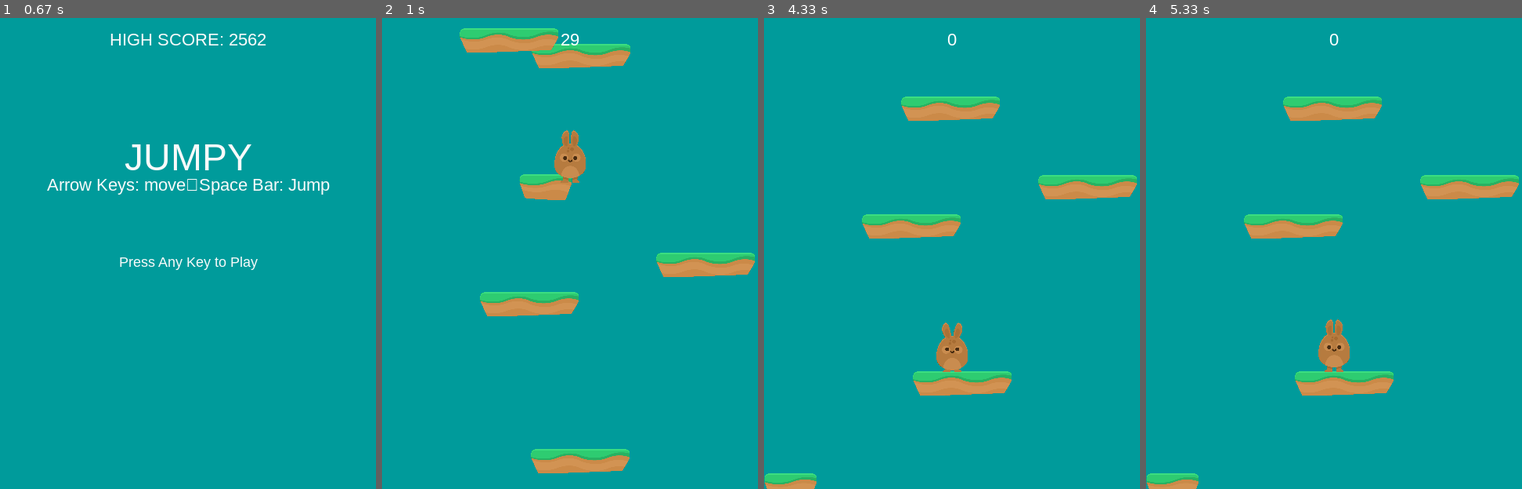
Above: before the commit, frames 1-4 (left to right).
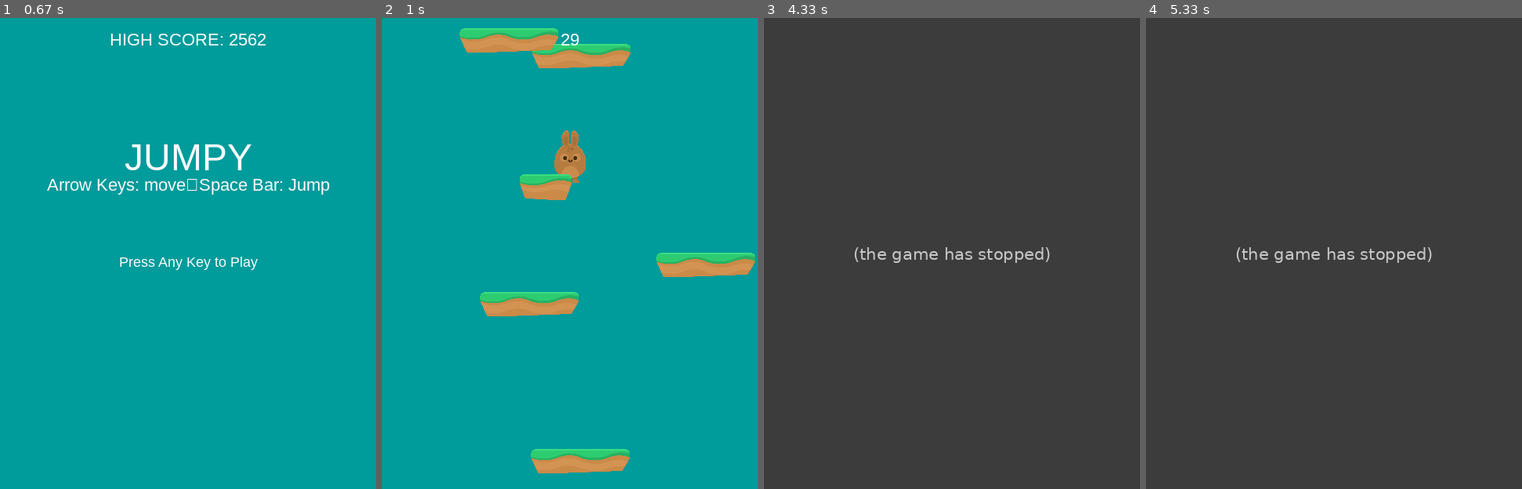
Above: after the commit, the same moments.

Repository: sc0tr/pygame_projects
Game: pygame game, started from KCC_JumpyBunny/main.py
Same seed, same stepped clock (60 frames per second), same inputs: the game is played once before the commit and once after it.
Inputs:
- Up to frame 1 (0.67 s): hold Right from 0.33 s (still down)
- Up to frame 2 (1 s): release Right at 0.8 s; tap Space at 0.83 s
- Up to frame 3 (4.33 s): hold Right 1.33-1.8 s; tap Space at 1.4, 1.7, 1.9, 2.2, 2.47, 2.8, 3.1, 3.23, 3.53 s; hold Left 1.83-2.37 s; hold Down 2.4-2.7 s; hold Left 2.73-3.13 s; hold Right 3.17-3.8 s
- Up to frame 4 (5.33 s): no input

Frame 1 is identical in both runs. In frame 2, less than 0.1% of the frame differs, in the area x 47-51%, y 33-35%; in frame 3, 100%, in the area x 0-100%, y 0-100%; in frame 4, 100%.
Error after the commit: NameError: name 'Mob' is not defined (main.py line 172); the game stopped at 4.05 s (later frames are placeholders)

Commit message:
update main with enemies & collisions

Diff:
--- a/KCC_JumpyBunny/main.py
+++ b/KCC_JumpyBunny/main.py
@@ -1,5 +1,7 @@
 # Jumpy Platformer
 #
+
+
 
 # File I/O  saving a high score
 
@@ -53,31 +55,19 @@
     def new(self):
         # start game play
         """
-        In this video he discusses an easier way to handle the groups
-        instead of adding the sprites to the group as a separate command
-        each time a sprite is spawned, we can add the sprite when it is
-        initiated
-        so -- in the Pow class states -- he makes a list called groups
-        and assigns it the values of all_sprites and powerups:
-            self.groups = game.all_sprites, game.powerups
-
-        Then you can delete the lines that assign variables to the GROUPS
-        bc they get assigned TO THE GROUPS in the class
-        I commented out the lines below so you can see
+        create the mobs group, and set a mob timer to 0
         """
         self.score = 0
-        self.all_sprites = pg.sprite.Group()
+        self.all_sprites = pg.sprite.LayeredUpdates()
         self.platforms = pg.sprite.Group()
         self.powerups = pg.sprite.Group()
         self.player = Player(self)
+        self.mobs = pg.sprite.Group()
         # self.all_sprites.add(self.player)
         for plat in PLATFORM_LIST:
             Platform(self, *plat)  # exploding the list
-            # and you erase the p = in: p = Platform(self, *plat)
-
-            # self.all_sprites.add(p)
-            # self.platforms.add(p)
-            pg.mixer.music.load(path.join(self.snd_dir,'happytune.ogg'))
+        self.mob_timer = 0
+        pg.mixer.music.load(path.join(self.snd_dir,'happytune.ogg'))
         self.run()
 
 
@@ -152,6 +142,40 @@
         # screen and sprite animation updates
         self.all_sprites.update()
 
+        """
+        Here we spawn mobs according to the mob timer
+        by defining 'now' and assigning it to get_ticks()
+        that way if the timer passes 5000 a new mob will spawn
+        but in order to randomize the interval use random.choice in 500ms
+
+        then in the 'if player reaches top 1/4 of screen' section
+        we added a loop to collect all mobs and set their y + the
+        max of either the absolute value of the player velocity or 2
+
+        finally we updated the draw order in the draw function using
+        a new type of group called layeredupdates in the new function
+        LayeredUpdates() allows you to assign an order value to each
+        of your sprites
+
+        Created constant vars in the settings.py for layer order
+        putting the player and mobs on the same layer (2) and the
+        plats and the pows on the same layer (1)
+
+        next you don't need the screen.blit for player image any more
+        due to the LayeredUpdates() in the draw function
+        instead the all_sprites group will handle all the layers
+        """
+        # Spawn a mob?
+        now = pg.time.get_ticks()
+        if now - self.mob_timer > 5000 + random.choice([-1000, -500, 0, 500, 1000]):
+            self.mob_timer = now
+            Mob(self)
+
+        #hit mobs?
+        mob_hits = pg.sprite.spritecollide(self.player, self.mobs, False, pg.sprite.collide_mask)
+        if mob_hits:
+            self.playing = False
+
         # check if player hits platform (only if falling)
         if self.player.vel.y > 0:
             hits = pg.sprite.spritecollide(self.player, self.platforms, False)
@@ -171,6 +195,8 @@
         if self.player.rect.top <= HEIGHT / 4:
             # screen "follows player" (velocity slows down)
             self.player.pos.y += max(abs(self.player.vel.y), 2)  # absoluteVal
+            for mob in self.mobs:
+                mob.rect.y += max(abs(self.player.vel.y), 2)
             for plat in self.platforms:
                 plat.rect.y += max(abs(self.player.vel.y), 2)
                 if plat.rect.top >= HEIGHT:
@@ -208,7 +234,6 @@
         #
         self.screen.fill(BG_COLOR)
         self.all_sprites.draw(self.screen)
-        self.screen.blit(self.player.image, self.player.rect)
         self.draw_text(str(self.score), 22, (255,255,255), WIDTH / 2, 15)
         pg.display.flip()
 
